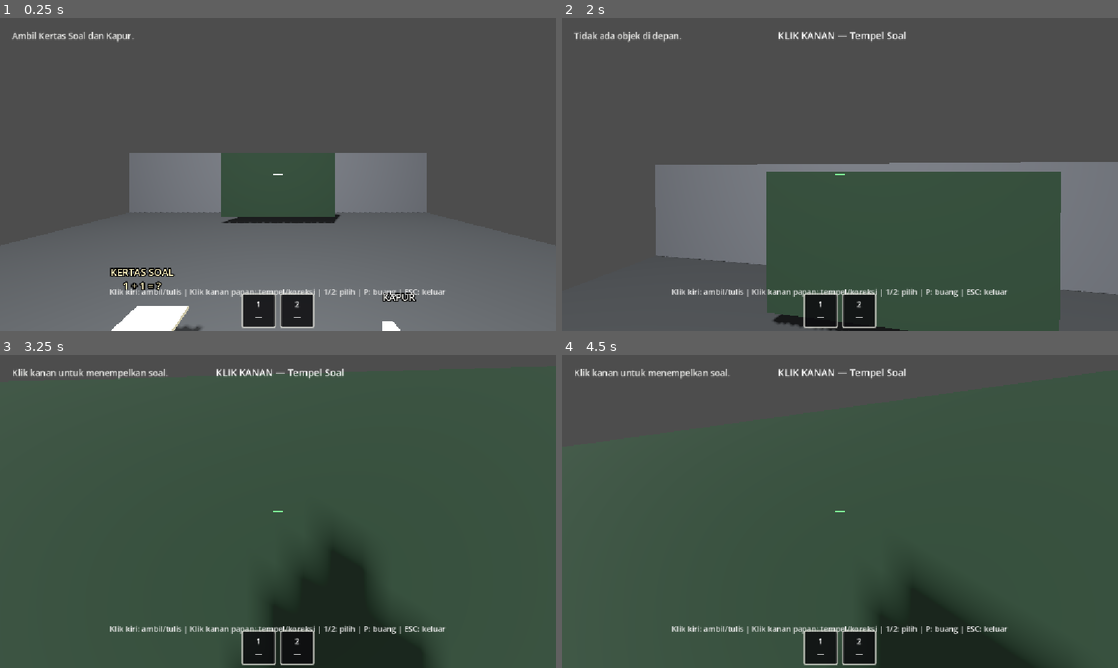
Above: before the commit, frames 1-4 (two rows, left to right).
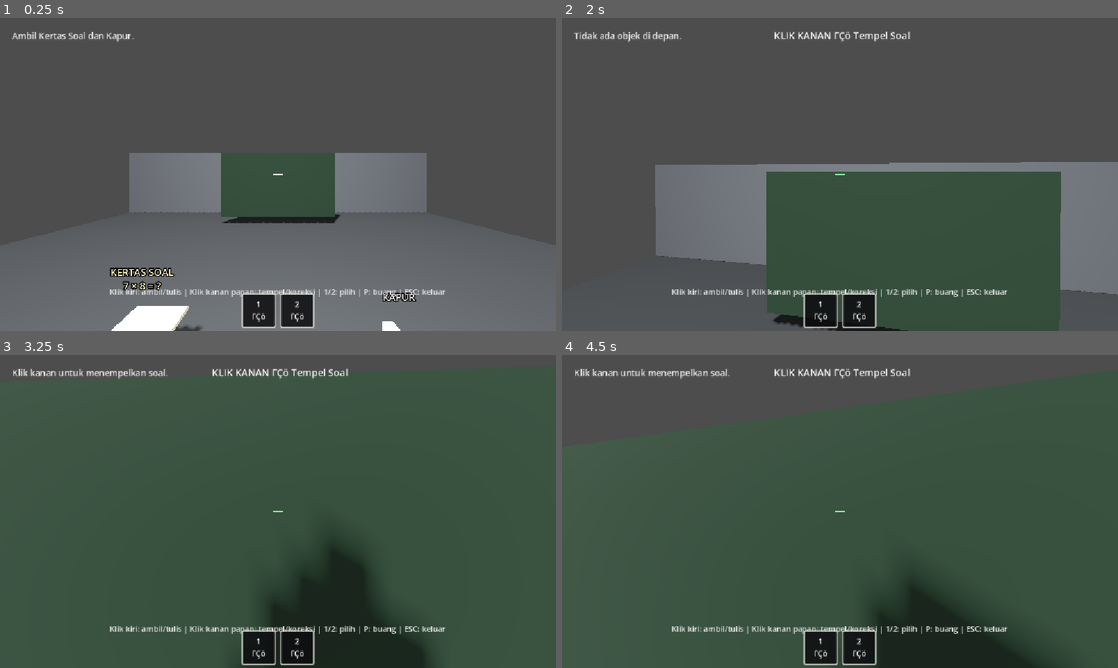
Above: after the commit, the same moments.

Repository: AjwaJahe/prototipe-1
Game: Godot game, scene res://WhiteboardTest.tscn
The game is run twice, just before and just after one commit, with the same random seed, the same clock (stepped at 60 frames per second) and the same inputs. This scene is started directly instead of the project's main scene.
Inputs (mouse positions are in pixels of both pictures, inside the frame that each line leads up to):
- Up to frame 1 (0.25 s): no input
- Up to frame 2 (2 s): tap Enter at 0.5 s; move the mouse to (867, 174) at 0.52 s; hold Ctrl 0.53-1.28 s; hold W from 0.53 s (still down); click (867, 174) at 0.67 s; tap Space at 0.77, 1.52 s; move the mouse to (812, 174) at 1.27 s; tap Shift at 1.35 s; click (812, 174) at 1.42 s
- Up to frame 3 (3.25 s): keep holding W; move the mouse to (289, 505) at 2.02 s; tap Tab at 2.1 s; click (289, 505) at 2.17 s; move the mouse to (272, 517) at 2.77 s; tap 1 at 2.85 s; click (272, 517) at 2.92 s; tap Space at 3.02 s
- Up to frame 4 (4.5 s): keep holding W; move the mouse to (878, 514) at 3.52 s; tap 2 at 3.6 s; click (878, 514) at 3.67 s; tap Space at 3.77, 4.25 s; move the mouse to (795, 508) at 4.27 s; tap P at 4.35 s; click (795, 508) at 4.42 s

The runs differ from the first frame. In frame 1, 0.1% of the frame differs, in the area x 22-55%, y 84-98%; in frame 2, 0.4%; in frame 3, 0.4%, in the area x 38-63%, y 4-98%; in frame 4, 0.4%.

Commit message:
Connect whiteboard to question database

Diff:
--- /dev/null
+++ b/QuestionDatabase.gd
@@ -0,0 +1,87 @@
+extends RefCounted
+
+const DATABASE_PATH: String = "res://questions.json"
+
+var data: Dictionary = {}
+var questions: Array = []
+var used_ids: Dictionary = {}
+var rng := RandomNumberGenerator.new()
+
+
+func _init() -> void:
+	rng.randomize()
+	_load()
+
+
+func _load() -> bool:
+	if not FileAccess.file_exists(DATABASE_PATH):
+		push_error("Question database tidak ditemukan: " + DATABASE_PATH)
+		return false
+
+	var file := FileAccess.open(DATABASE_PATH, FileAccess.READ)
+	if file == null:
+		push_error("Tidak dapat membuka question database.")
+		return false
+
+	var parsed = JSON.parse_string(file.get_as_text())
+	file.close()
+
+	if not parsed is Dictionary:
+		push_error("questions.json tidak berisi JSON object yang valid.")
+		return false
+
+	data = parsed
+	var question_value: Variant = data.get("questions", [])
+	if not question_value is Array:
+		push_error("Field 'questions' pada questions.json tidak valid.")
+		return false
+
+	questions = question_value
+	return true
+
+
+func get_question_count(level: String = "") -> int:
+	return _filter_questions(level, 5, false).size()
+
+
+func get_random_question(level: String, max_difficulty: int = 5) -> Dictionary:
+	var candidates: Array = _filter_questions(level, max_difficulty, true)
+
+	if candidates.is_empty():
+		candidates = _filter_questions(level, max_difficulty, false)
+
+	if candidates.is_empty():
+		return {}
+
+	var index := rng.randi_range(0, candidates.size() - 1)
+	var selected: Dictionary = candidates[index]
+	used_ids[String(selected.get("id", ""))] = true
+	return selected.duplicate(true)
+
+
+func reset_used_questions() -> void:
+	used_ids.clear()
+
+
+func _filter_questions(level: String, max_difficulty: int, exclude_used: bool) -> Array:
+	var result: Array = []
+
+	for value in questions:
+		if not value is Dictionary:
+			continue
+
+		var question: Dictionary = value
+		if level != "" and String(question.get("level", "")) != level:
+			continue
+
+		var difficulty := int(question.get("difficulty", 1))
+		if difficulty > max_difficulty:
+			continue
+
+		var id := String(question.get("id", ""))
+		if exclude_used and not id.is_empty() and used_ids.has(id):
+			continue
+
+		result.append(question)
+
+	return result
--- a/WhiteboardTest.gd
+++ b/WhiteboardTest.gd
@@ -17,6 +17,9 @@
 const ERASER_HALF_HEIGHT: float = 0.20
 const DRAW_SENSITIVITY: float = 0.0045
 
+@export_enum("SD", "SMP", "SMA", "Dasar") var question_level: String = "SD"
+@export var question_count: int = 10
+
 
 @onready var player_body: CharacterBody3D = $Player/CharacterBody3D
 @onready var camera: Camera3D = $Player/CharacterBody3D/Camera3D
@@ -26,6 +29,7 @@
 @onready var board_question: Label3D = $TestObjects/Blackboard/Question
 
 @onready var paper: StaticBody3D = $TestObjects/QuestionPaper
+@onready var paper_label: Label3D = $TestObjects/QuestionPaper/Label3D
 @onready var chalk: StaticBody3D = $TestObjects/Chalk
 
 @onready var status_label: Label = $UI/Status
@@ -45,8 +49,11 @@
 var selected_slot: int = -1
 
 var question_active: bool = false
-var question_text: String = "1 + 1 = ?"
-var question_answer: String = "2"
+var question_text: String = ""
+var question_answer: String = ""
+var current_question: Dictionary = {}
+var questions_solved: int = 0
+var question_database: Variant = null
 
 var drawing: bool = false
 
@@ -74,6 +81,8 @@
 func _ready() -> void:
 	Input.mouse_mode = Input.MOUSE_MODE_CAPTURED
 
+	_load_question_database()
+	_prepare_next_question()
 	_create_recognizer()
 	_setup_board()
 	_setup_eraser()
@@ -341,6 +350,34 @@
 		_attach_question()
 
 
+func _load_question_database() -> void:
+
+	var database_script: Script = load("res://QuestionDatabase.gd") as Script
+	if database_script == null:
+		push_error("QuestionDatabase.gd tidak dapat dimuat.")
+		return
+
+	question_database = database_script.new()
+
+
+func _prepare_next_question() -> bool:
+
+	if question_database == null or questions_solved >= question_count:
+		return false
+
+	var max_difficulty: int = min(5, 1 + int(questions_solved / 2))
+	current_question = question_database.get_random_question(question_level, max_difficulty)
+
+	if current_question.is_empty():
+		return false
+
+	question_text = String(current_question.get("question", ""))
+	question_answer = String(current_question.get("answer", ""))
+	if paper_label != null:
+		paper_label.text = "KERTAS SOAL\n" + question_text
+	return not question_text.is_empty() and not question_answer.is_empty()
+
+
 func _attach_question() -> void:
 
 	if not inventory.has(
@@ -354,6 +391,14 @@
 		return
 
 
+	if questions_solved >= question_count:
+		_set_status("Semua soal pada sesi ini sudah dijawab.")
+		return
+
+	if current_question.is_empty() and not _prepare_next_question():
+		_set_status("Soal dari database tidak tersedia.")
+		return
+
 	question_active = true
 	fresh_attempt_on_next_draw = false
 
@@ -369,6 +414,10 @@
 
 	board_question.text = (
 		question_text
+	)
+
+	paper_label.text = (
+		"KERTAS SOAL\n" + question_text
 	)
 
 	board_question.position = Vector3(
@@ -708,6 +757,17 @@
 
 	question_active = false
 
+	if questions_solved < question_count:
+		_prepare_next_question()
+		paper.visible = true
+		var paper_collision := paper.get_node_or_null("CollisionShape3D") as CollisionShape3D
+		if paper_collision != null:
+			paper_collision.disabled = false
+
+		chalk.visible = true
+		var chalk_collision := chalk.get_node_or_null("CollisionShape3D") as CollisionShape3D
+		if chalk_collision != null:
+			chalk_collision.disabled = false
 
 	_update_eraser_visibility()
 
@@ -1416,7 +1476,7 @@
 				index + 1
 			)
 			+
-			"\n—"
+			"\nΓÇö"
 		)
 
 
@@ -2202,7 +2262,7 @@
 	if drawing:
 
 		prompt_label.text = (
-			"MENULIS — tahan klik kiri dan gerakkan POV dengan mouse"
+			"MENULIS ΓÇö tahan klik kiri dan gerakkan POV dengan mouse"
 		)
 
 		return
@@ -2210,7 +2270,7 @@
 	if eraser_dragging:
 
 		prompt_label.text = (
-			"MENGHAPUS — tahan klik kiri dan geser penghapus"
+			"MENGHAPUS ΓÇö tahan klik kiri dan geser penghapus"
 		)
 
 		return
@@ -2301,7 +2361,7 @@
 
 
 		prompt_label.text = (
-			"KLIK KIRI — Ambil "
+			"KLIK KIRI ΓÇö Ambil "
 			+
 			_item_name(
 				item_type
@@ -2314,21 +2374,21 @@
 		if question_active:
 
 			prompt_label.text = (
-				"TAHAN KLIK KIRI — Tulis | " +
-				"KLIK KANAN — Koreksi"
+				"TAHAN KLIK KIRI ΓÇö Tulis | " +
+				"KLIK KANAN ΓÇö Koreksi"
 			)
 
 		else:
 
 			prompt_label.text = (
-				"KLIK KANAN — Tempel Soal"
+				"KLIK KANAN ΓÇö Tempel Soal"
 			)
 
 
 	elif interaction_type == "eraser":
 
 		prompt_label.text = (
-			"TAHAN KLIK KIRI — Geser Penghapus"
+			"TAHAN KLIK KIRI ΓÇö Geser Penghapus"
 		)
 
 
